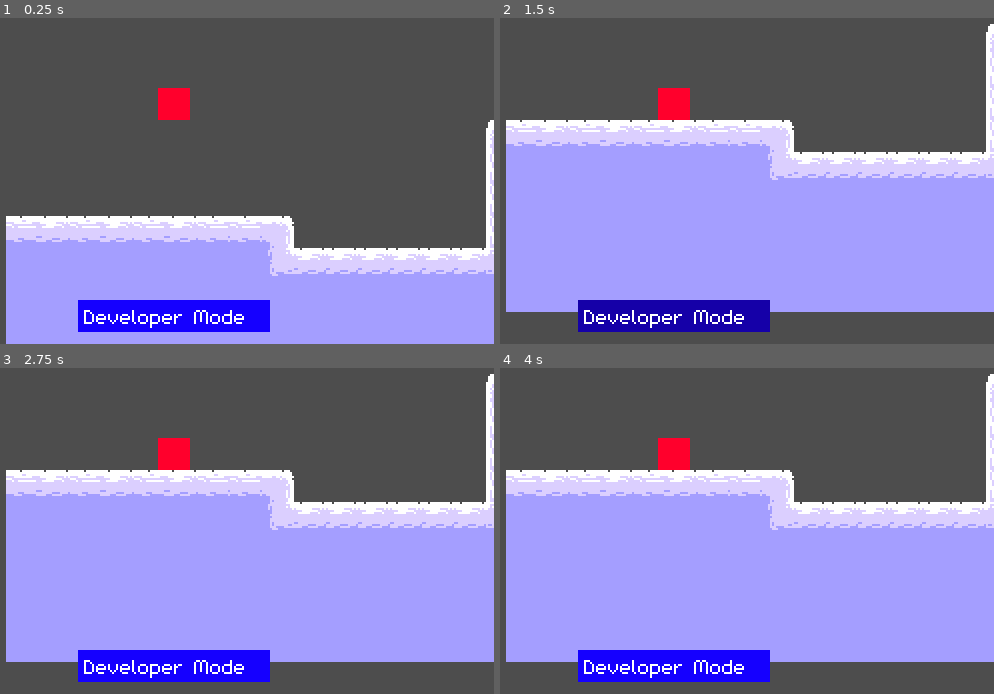
Above: before the commit, frames 1-4 (two rows, left to right).
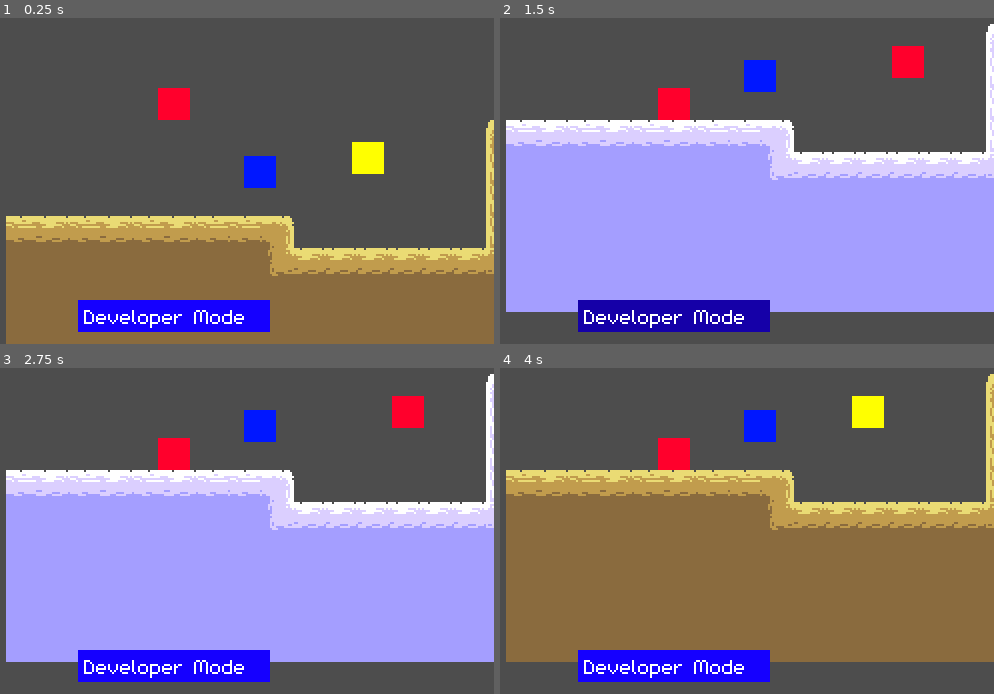
Above: after the commit, the same moments.

Repository: computing-lex/ozymandias
Game: Godot game, scene res://assets/levels/level1.tscn
The game is run twice, just before and just after one commit, with the same random seed, the same clock (stepped at 60 frames per second) and the same inputs. This scene is started directly instead of the project's main scene. The engine's default icon, where the game draws it, is replaced by a stand-in: a white triangle on a blue panel in a dark square.
Inputs (mouse positions are in pixels of both pictures, inside the frame that each line leads up to):
- Up to frame 1 (0.25 s): no input
- Up to frame 2 (1.5 s): click (712, 285) at 0.5 s; click (672, 314) at 1.25 s
- Up to frame 3 (2.75 s): click (212, 635) at 2 s
- Up to frame 4 (4 s): click (672, 664) at 2.75 s; click (712, 635) at 3.5 s

The runs differ from the first frame. In frame 1, 33% of the frame differs, in the area x 1-100%, y 31-100%; in frame 2, 1.3%; in frame 3, 1.3%; in frame 4, 55%, in the area x 1-100%, y 1-91%.

Commit message:
Progress
Added special blocks

Diff:
--- /dev/null
+++ b/assets/entities/devblock.tscn
@@ -0,0 +1,22 @@
+[gd_scene load_steps=4 format=3 uid="uid://t1800mv1fdrt"]
+
+[ext_resource type="Script" uid="uid://djn0f2fm1ss4w" path="res://assets/entities/specialblock.gd" id="1_bgq68"]
+[ext_resource type="Texture2D" uid="uid://ejrddxtnpaxq" path="res://testassets/RED.png" id="1_jseht"]
+
+[sub_resource type="RectangleShape2D" id="RectangleShape2D_v46r2"]
+size = Vector2(160.00006, 160.00006)
+
+[node name="devblock" type="Node2D"]
+script = ExtResource("1_bgq68")
+
+[node name="Collider" type="StaticBody2D" parent="."]
+scale = Vector2(0.1, 0.1)
+
+[node name="CollisionShape2D" type="CollisionShape2D" parent="Collider"]
+position = Vector2(9.5367395e-06, -1.5258777e-05)
+scale = Vector2(0.99999934, 0.99999934)
+shape = SubResource("RectangleShape2D_v46r2")
+
+[node name="Sprite2D" type="Sprite2D" parent="Collider"]
+scale = Vector2(9.999999, 9.999999)
+texture = ExtResource("1_jseht")
--- /dev/null
+++ b/assets/entities/normalblock.tscn
@@ -0,0 +1,21 @@
+[gd_scene load_steps=4 format=3 uid="uid://kqemi18vkewi"]
+
+[ext_resource type="Script" uid="uid://djn0f2fm1ss4w" path="res://assets/entities/specialblock.gd" id="1_jin8r"]
+[ext_resource type="Texture2D" uid="uid://q8nw8f34m4yl" path="res://testassets/YELLOW.png" id="1_vq07p"]
+
+[sub_resource type="RectangleShape2D" id="RectangleShape2D_v46r2"]
+size = Vector2(160.00006, 160.00006)
+
+[node name="normalblock" type="Node2D"]
+script = ExtResource("1_jin8r")
+
+[node name="Collider" type="StaticBody2D" parent="."]
+scale = Vector2(0.1, 0.1)
+
+[node name="CollisionShape2D" type="CollisionShape2D" parent="Collider"]
+position = Vector2(9.5367395e-06, -1.5258777e-05)
+scale = Vector2(0.99999934, 0.99999934)
+shape = SubResource("RectangleShape2D_v46r2")
+
+[node name="Sprite2D" type="Sprite2D" parent="."]
+texture = ExtResource("1_vq07p")
--- /dev/null
+++ b/assets/entities/specialblock.gd
@@ -0,0 +1,9 @@
+extends Node2D
+
+@onready var Collider = $Collider
+
+func _physics_process(delta: float) -> void:
+	if visible == false:
+		Collider.set_collision_layer_value(1,false)
+	if visible == true:
+		Collider.set_collision_layer_value(1,true)
--- a/assets/levels/level1.tscn
+++ b/assets/levels/level1.tscn
@@ -1,13 +1,16 @@
-[gd_scene load_steps=8 format=4 uid="uid://bdhotmdrbc6fx"]
+[gd_scene load_steps=11 format=4 uid="uid://bdhotmdrbc6fx"]
 
 [ext_resource type="Script" uid="uid://dq12x8qd43x2t" path="res://scripts/game.gd" id="1_d7tdo"]
 [ext_resource type="PackedScene" uid="uid://t85uo0d6i33e" path="res://assets/player/player.tscn" id="2_5fint"]
 [ext_resource type="Shader" uid="uid://c76c5bda4tua3" path="res://assets/levels/devShader.gdshader" id="3_460cx"]
 [ext_resource type="Texture2D" uid="uid://b2xsuxgodjqx0" path="res://assets/tiles/ground-Sheet.png" id="3_d7tdo"]
+[ext_resource type="PackedScene" uid="uid://crrves6xa00q2" path="res://testassets/interactable.tscn" id="5_460cx"]
+[ext_resource type="PackedScene" uid="uid://kqemi18vkewi" path="res://assets/entities/normalblock.tscn" id="6_0lc1s"]
+[ext_resource type="PackedScene" uid="uid://t1800mv1fdrt" path="res://assets/entities/devblock.tscn" id="7_gu8wd"]
 
 [sub_resource type="ShaderMaterial" id="ShaderMaterial_3c2rh"]
 shader = ExtResource("3_460cx")
-shader_parameter/dev_mode = true
+shader_parameter/dev_mode = false
 
 [sub_resource type="TileSetAtlasSource" id="TileSetAtlasSource_460cx"]
 texture = ExtResource("3_d7tdo")
@@ -40,8 +43,22 @@
 [node name="Player" parent="." instance=ExtResource("2_5fint")]
 position = Vector2(84, -69)
 
-[node name="TileMapLayer" type="TileMapLayer" parent="."]
+[node name="TheWorld" type="TileMapLayer" parent="."]
 material = SubResource("ShaderMaterial_3c2rh")
 tile_map_data = PackedByteArray("AAAAAAEAAAAAAAAAAAABAAEAAAABAAAAAAACAAEAAAAAAAAAAAADAAEAAAABAAAAAAAEAAEAAAAAAAAAAAAFAA …(5744 unchanged characters)…
 tile_set = SubResource("TileSet_3c2rh")
 use_kinematic_bodies = true
+
+[node name="Interactable" parent="." groups=["Normal_Only"] instance=ExtResource("5_460cx")]
+position = Vector2(263, -41)
+Text1 = "Heyyyy"
+
+[node name="Interactable2" parent="." instance=ExtResource("5_460cx")]
+position = Vector2(127, -6)
+Text1 = "woah"
+
+[node name="testblock" parent="." groups=["Normal_Only"] instance=ExtResource("6_0lc1s")]
+position = Vector2(181, -13)
+
+[node name="testblock2" parent="." groups=["Dev_Only"] instance=ExtResource("7_gu8wd")]
+position = Vector2(201, -13)
--- a/project.godot
+++ b/project.godot
@@ -21,6 +21,11 @@
 window/size/viewport_height=240
 window/stretch/mode="viewport"
 
+[global_group]
+
+Normal_Only=""
+Dev_Only=""
+
 [input]
 
 ui_select={
--- a/scripts/game.gd
+++ b/scripts/game.gd
@@ -1,6 +1,12 @@
 extends Node2D
 
 var Mode = "Normal"
+@onready var TheWorld = $TheWorld
+
+func _ready():
+	for Child in get_children():
+		if Child.is_in_group("Dev_Only"):
+			Child.visible = false
 
 func update_mode():
 	if Mode == "Normal":
@@ -9,9 +15,11 @@
 				Child.visible = false
 			if Child.is_in_group("Normal_Only"):
 				Child.visible = true
+		TheWorld.material.set_shader_parameter("dev_mode",false)
 	if Mode == "Dev":
 		for Child in get_children():
 			if Child.is_in_group("Dev_Only"):
 				Child.visible = true
 			if Child.is_in_group("Normal_Only"):
 				Child.visible = false
+		TheWorld.material.set_shader_parameter("dev_mode",true)
--- a/testassets/interactable.gd
+++ b/testassets/interactable.gd
@@ -14,3 +14,11 @@
 
 @onready var Visual = $Visual
 @onready var Area = $Area
+
+func _physics_process(delta: float) -> void:
+	if visible == false:
+		Area.monitoring = false
+		Area.monitorable = false
+	if visible == true:
+		Area.monitoring = true
+		Area.monitorable = true
Not shown, added: assets/entities/specialblock.gd.uid
